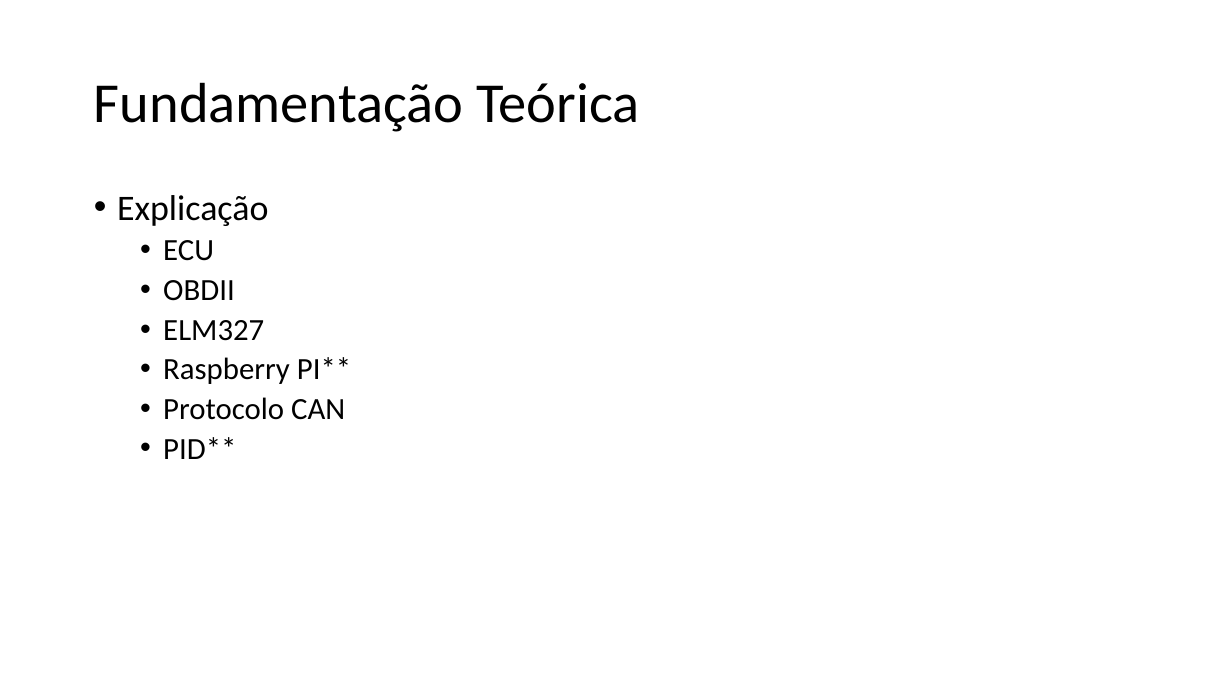
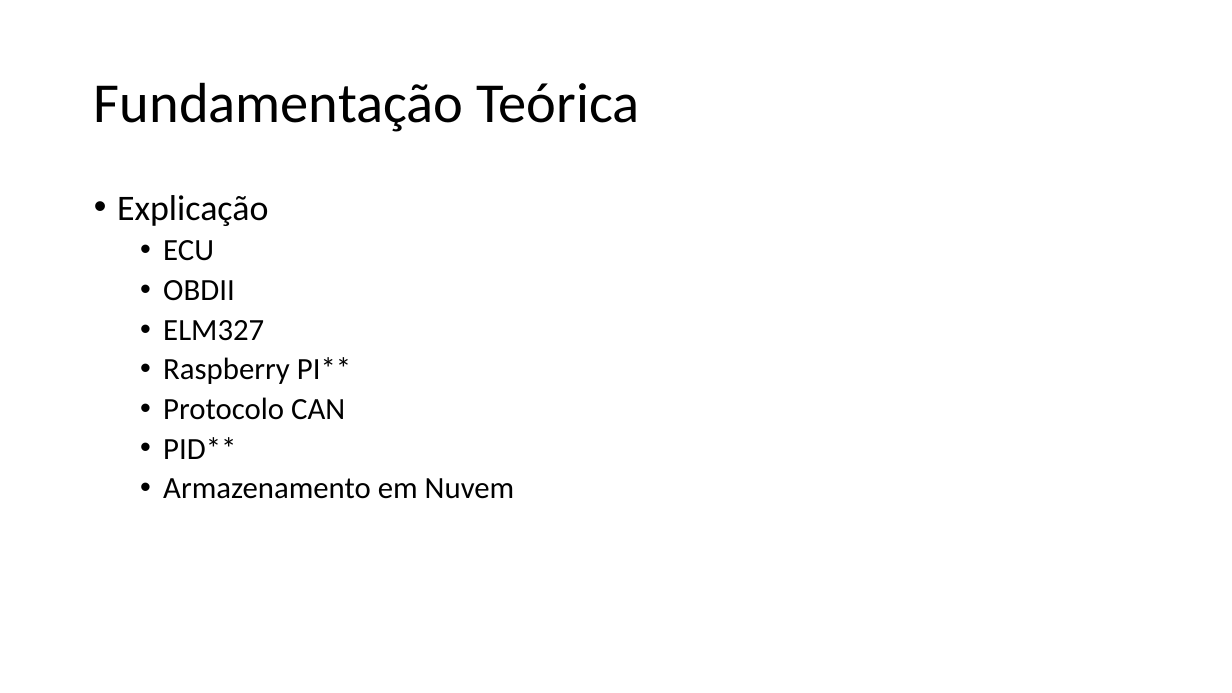
Before and after one commit to ruanlas/TADS2015, a slide deck: slide 5 of TCC-documentos/Apresentacao/TCC.pptx. Drawn at 1232x693 pixels with LibreOffice and Linux fonts; fonts in the diff are those of the drawing. Boxes give left, top, right and bottom in pixels: in the first picture for what was removed or moved away, otherwise in the second. Text is boxed around its words. In the diff, an @@ line names an element or a change of style, - is before the commit and + after.

```diff
--- a/TCC-documentos/Apresentacao/TCC.pptx
+++ b/TCC-documentos/Apresentacao/TCC.pptx
@@ text at [163, 478, 515, 499]: paragraph added @@
+  • Armazenamento em Nuvem
```
Also in this commit, not shown: 4 other slides changed, 3 other files.
